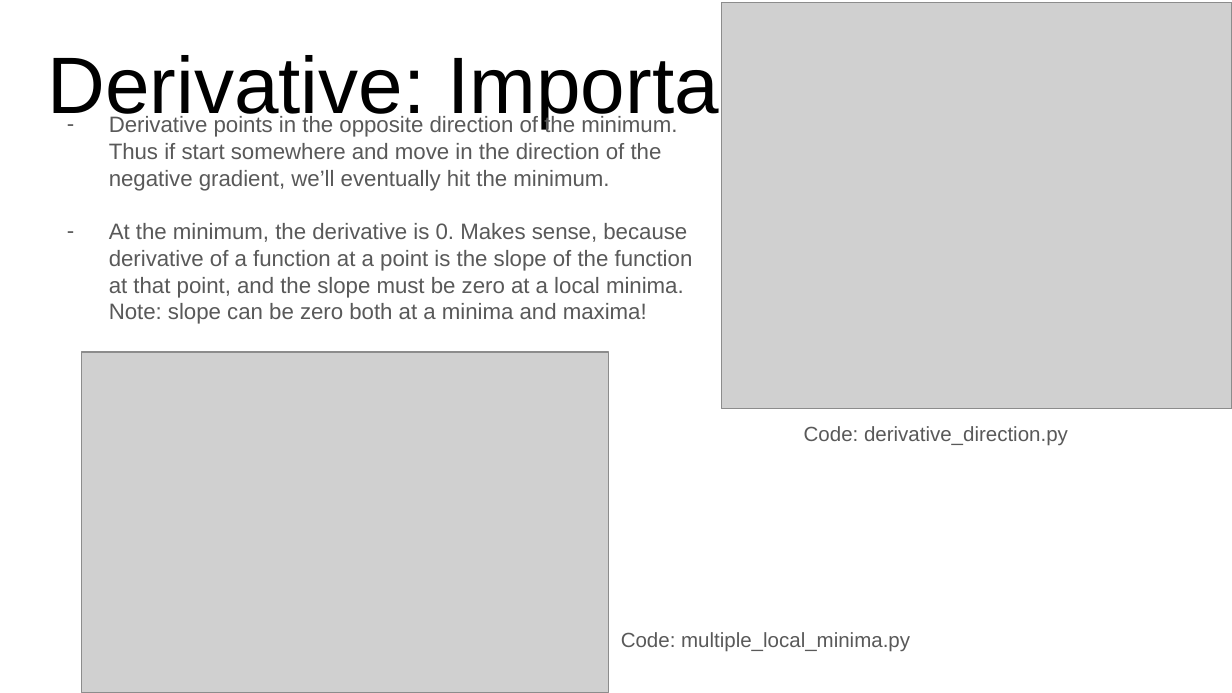
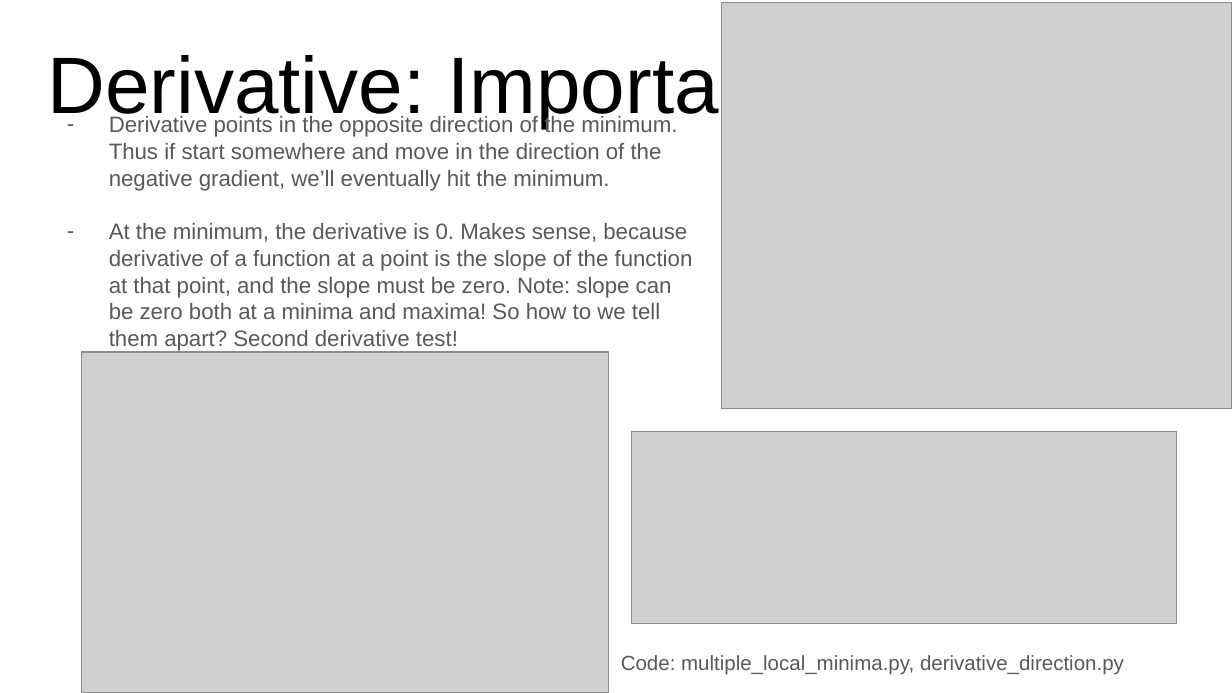
Before and after one commit to ankur6ue/deep-learning-course, a slide deck: slide 7 of Module 1/class_1.2/deep_learning_course_class_1.2.pptx. Drawn at 1232x693 pixels with LibreOffice and Linux fonts; fonts in the diff are those of the drawing; grey boxes stand for pictures. Boxes give left, top, right and bottom in pixels: in the first picture for what was removed or moved away, otherwise in the second. Text is boxed around its words. In the diff, an @@ line names an element or a change of style, - is before the commit and + after.

Commit message:
Updated slides and code for lectures 1.1, 1.2, 1.3

```diff
--- a/Module 1/class_1.2/deep_learning_course_class_1.2.pptx
+++ b/Module 1/class_1.2/deep_learning_course_class_1.2.pptx
@@ text at [109, 223, 693, 352]: text changed @@
-– At the minimum, the derivative is 0. Makes sense, because derivative of a function at a point is the slope of the function at that point, and the slope must be zero at a local minima. Note: slope can be zero both at a minima and maxima!
+– At the minimum, the derivative is 0. Makes sense, because derivative of a function at a point is the slope of the function at that point, and the slope must be zero. Note: slope can be zero both at a minima and maxima! So how to we tell them apart? Second derivative test!
@@ picture added at [632, 432, 1178, 625] @@
@@ text removed at [804, 426, 1068, 446] @@
-Code: derivative_direction.py
@@ text at [621, 655, 1124, 675]: text changed @@
-Code: multiple_local_minima.py
+Code: multiple_local_minima.py, derivative_direction.py
```
Also in this commit, not shown: 2 other slides changed, 7 other files.
